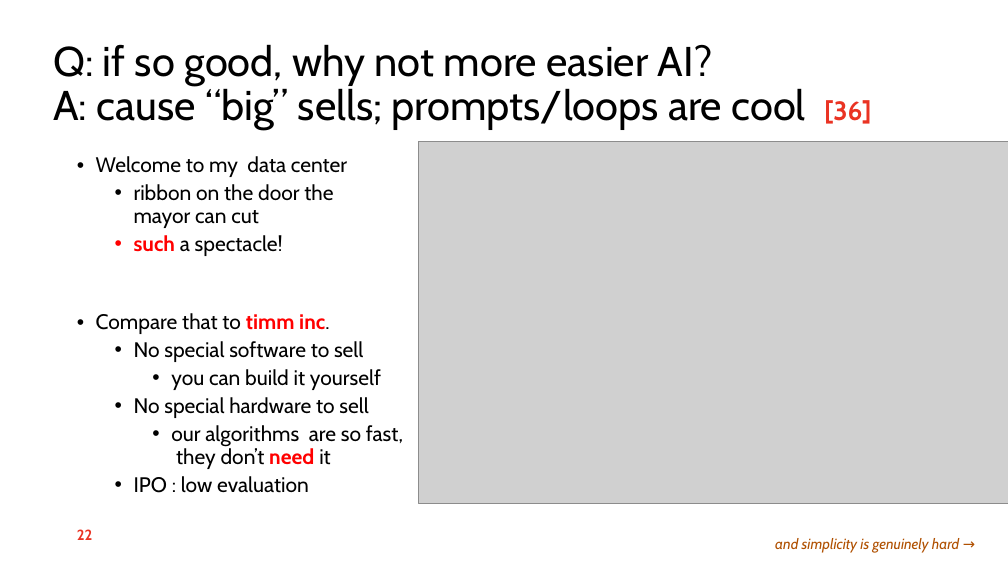
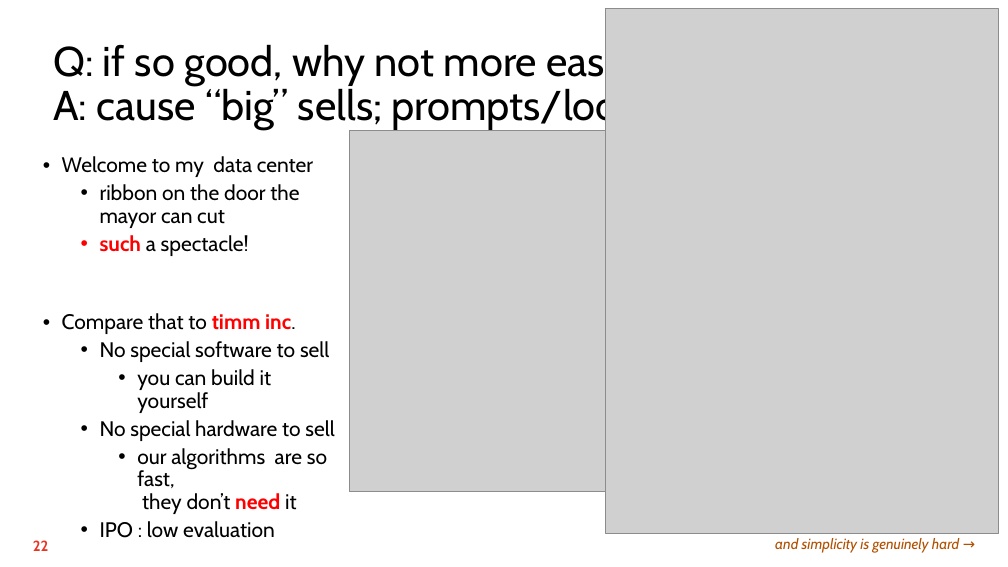
Before and after one commit to timm/fyi, a slide deck: slide 22 of 26less.pptx. Drawn at 1008x567 pixels with LibreOffice and Linux fonts; fonts in the diff are those of the drawing; grey boxes stand for pictures; background and template pictures are left out. Boxes give left, top, right and bottom in pixels: in the first picture for what was removed or moved away, otherwise in the second. Text is boxed around its words. In the diff, an @@ line names an element or a change of style, - is before the commit and + after.

```diff
--- a/26less.pptx
+++ b/26less.pptx
@@ picture added at [606, 9, 999, 533] @@
@@ picture: place and size @@
-picture at [418, 141, 1008, 503]
+picture at [349, 130, 948, 492]
@@ text "Welcome to my data center" rewrapped from [96, 156, 403, 493] to [62, 156, 334, 538] @@
@@ text "22": place and size @@
-text "22" at [77, 529, 93, 540]
+text "22" at [33, 540, 49, 551]
```
Also in this commit, not shown: 2 other slides changed, 1 other file.
